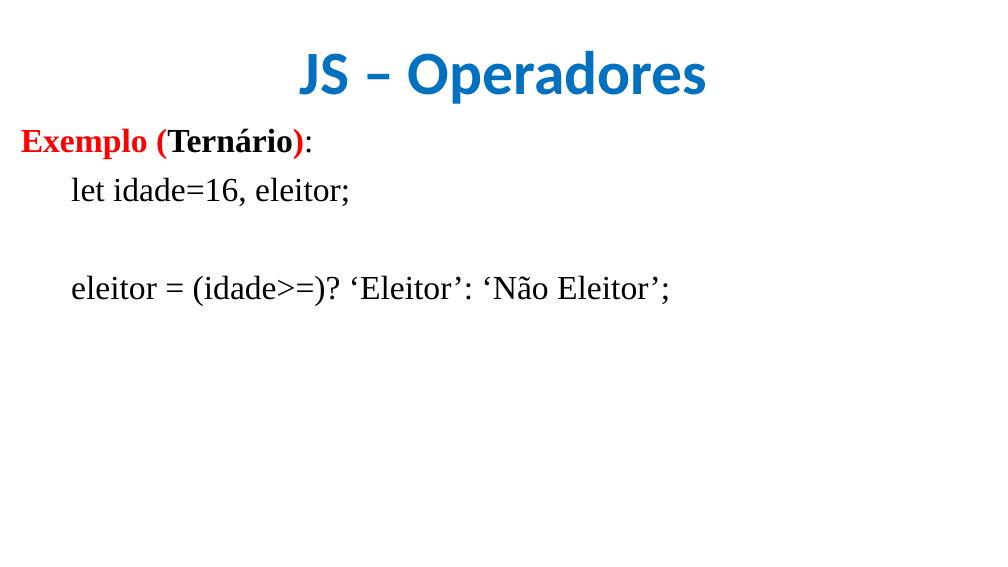
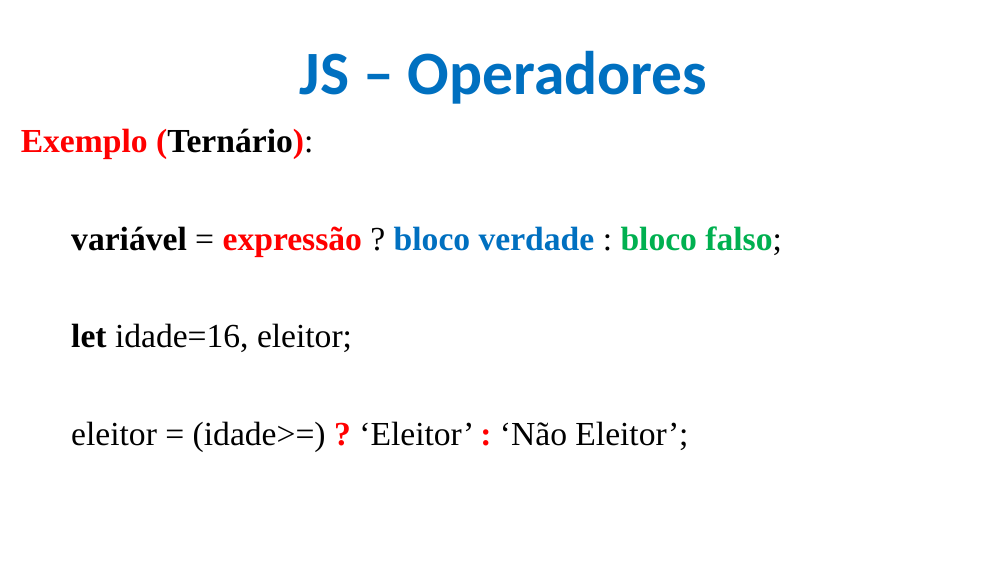
Before and after one commit to CloudEducationBrazil/WydenDesenvolvimentoWebPHP, a slide deck: slide 23 of 01 Classes/Aula 09 Desenvolvimento Web PHP - JS.pptx. Drawn at 1008x567 pixels with LibreOffice and Linux fonts; fonts in the diff are those of the drawing; background and template pictures are left out. Boxes give left, top, right and bottom in pixels: in the first picture for what was removed or moved away, otherwise in the second. Text is boxed around its words. In the diff, an @@ line names an element or a change of style, - is before the commit and + after.

```diff
--- a/01 Classes/Aula 09 Desenvolvimento Web PHP - JS.pptx
+++ b/01 Classes/Aula 09 Desenvolvimento Web PHP - JS.pptx
@@ text at [71,226,782,256]: paragraph added @@
+variável = expressão ? bloco verdade : bloco falso;
@@ text at [71,323,352,352]: bold on in "let" @@
@@ text at [71,421,688,451]: spaces changed @@
-eleitor = (idade>=)? ‘Eleitor’: ‘Não Eleitor’;
+eleitor = (idade>=) ? ‘Eleitor’ : ‘Não Eleitor’;
```
Also in this commit, not shown: 1 other slide changed, 2 slides added, 1 other file.
